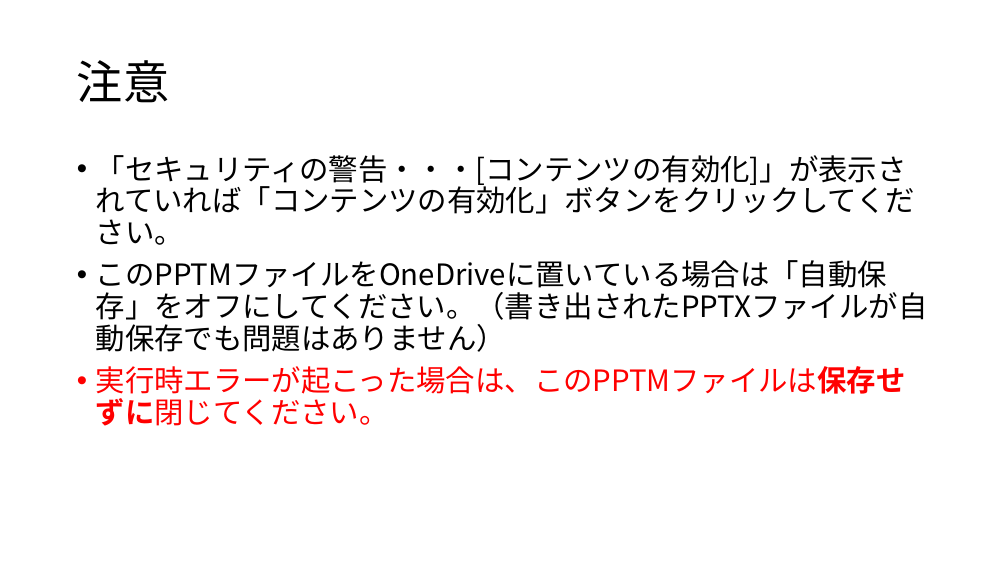
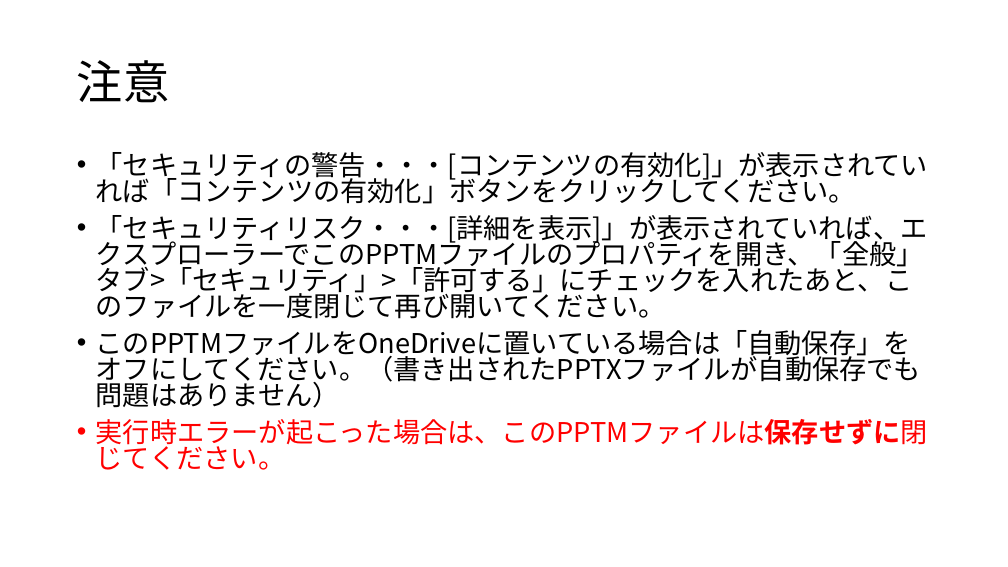
Before and after one commit to KYasuda516/pdf2ppt, a slide deck: slide 1 of Main.pptm. Drawn at 1008x567 pixels with LibreOffice and Linux fonts; fonts in the diff are those of the drawing. Boxes give left, top, right and bottom in pixels: in the first picture for what was removed or moved away, otherwise in the second. Text is boxed around its words. In the diff, an @@ line names an element or a change of style, - is before the commit and + after.

Commit message:
add info about security

```diff
--- a/Main.pptm
+++ b/Main.pptm
@@ text at <box>96,152,928,470</box>: size 28 to 25.9 pt in "「セキュリティの警告・・・[コンテンツの有効化]」が表示されていれば「コンテンツの有効化」ボタンをクリックしてください。", "このPPTMファイルをOneDriveに置いている場合は「自動保存」をオフにしてください。（書き出されたPPTXファイル ...", "実行時エラーが起こった場合は、このPPTMファイルは保存せずに閉じてください。"; line spacing 0.9 to 0.8 @@
@@ text at <box>96,215,928,319</box>: paragraph added @@
+• 「セキュリティリスク・・・[詳細を表示]」が表示されていれば、エクスプローラーでこのPPTMファイルのプロパティを開き、「全般」タブ>「セキュリティ」>「許可する」にチェックを入れたあと、このファイルを一度閉じて再び開いてください。
```
